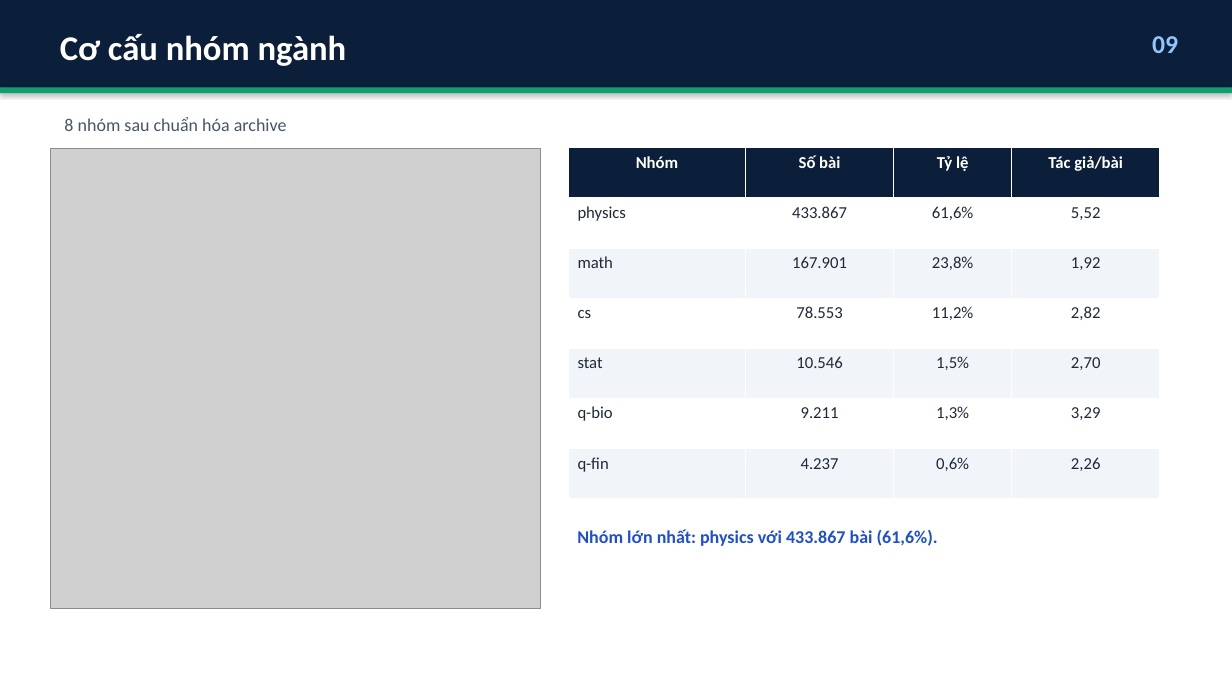
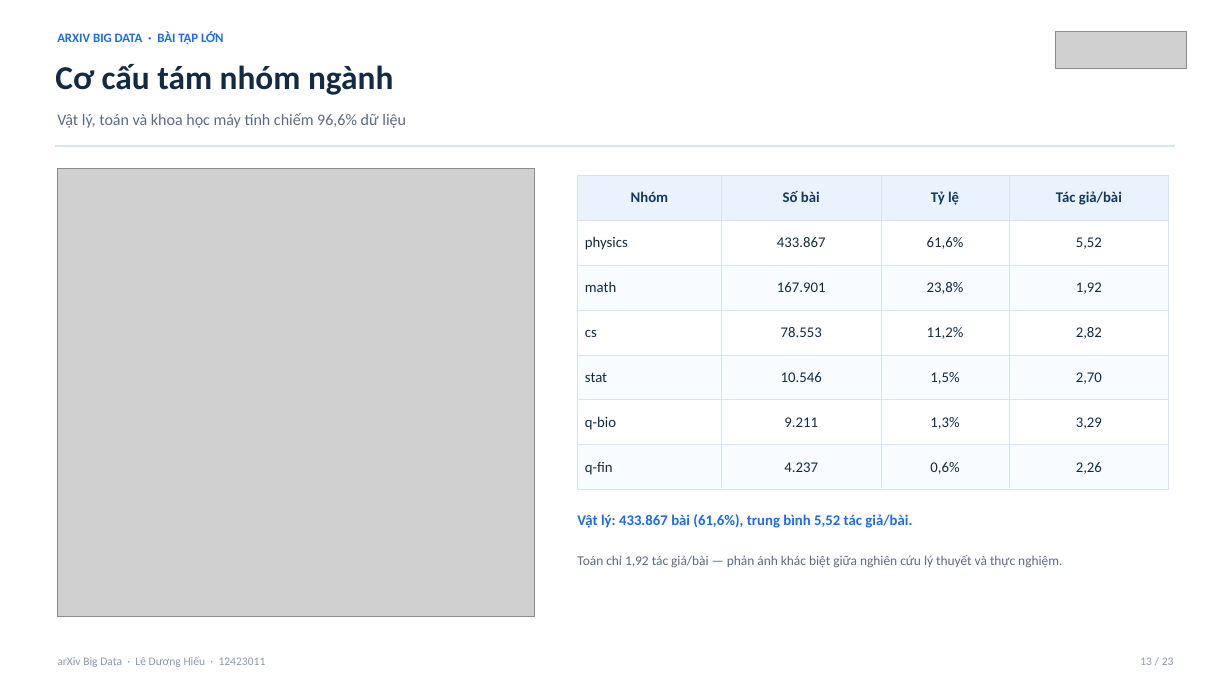
Before and after one commit to LDH-LeHieu18012005/arXiv-Big-Data-Platform, a slide deck: slide 13 of Slide Thuyết trình Xử lý Dữ liệu lớn - Lê Dương Hiếu.pptx (slide 9 before the commit). Drawn at 1232x693 pixels with LibreOffice and Linux fonts; fonts in the diff are those of the drawing; grey boxes stand for pictures. Boxes give left, top, right and bottom in pixels: in the first picture for what was removed or moved away, otherwise in the second. Text is boxed around its words. In the diff, an @@ line names an element or a change of style, - is before the commit and + after.

Commit message:
chore: finalize report and slides, sync dashboard screenshots, clean workspace
- Rebuild DOCX/PDF with real figure/table page numbers using the stable two-pass Word refresh
- Recapture dashboard screenshots from the final UI and rebuild slides + PDF
- Add template-based report builder and deprecate the old layout script
- Move report template to templates/, remove debug scripts, stale markdown report and unused screenshots
- Update dashboard schema test and README report instructions

```diff
--- a/Slide Thuyết trình Xử lý Dữ liệu lớn - Lê Dương Hiếu.pptx
+++ b/Slide Thuyết trình Xử lý Dữ liệu lớn - Lê Dương Hiếu.pptx
@@ rectangle removed at box(0, 0, 1232, 88) @@
@@ text added at box(57, 31, 224, 44), 10 pt, text #1A6CF0, bold @@
+ARXIV BIG DATA · BÀI TẬP LỚN
@@ picture added at box(1055, 31, 1187, 69) @@
@@ text removed at box(1152, 36, 1178, 53) @@
-09
@@ rectangle removed at box(0, 88, 1232, 93) @@
@@ text at box(55, 64, 393, 95): text changed; size 27 to 26 pt; text colour #FFFFFF to #122B45 @@
-Cơ cấu nhóm ngành
+Cơ cấu tám nhóm ngành
@@ text added at box(57, 113, 406, 128), 12.5 pt, text #5B6B80 @@
+Vật lý, toán và khoa học máy tính chiếm 96,6% dữ liệu
@@ text removed at box(64, 117, 287, 131) @@
-8 nhóm sau chuẩn hóa archive
@@ line added from (55, 146) to (1176, 146), #D9E4F2 1 pt @@
@@ picture: place and size @@
-picture at box(51, 149, 541, 609)
+picture at box(57, 168, 534, 616)
@@ table at box(578, 176, 1169, 490) @@
@@ fill #0B1F3A to #EAF2FE in row 1 @@
@@ fill #F1F5F9 to #F8FBFF in 12 cells @@
@@ size 13 to 11.5 pt @@
@@ text colour #FFFFFF to #123A5C in "Nhóm", "Số bài", "Tỷ lệ", "Tác giả/bài" @@
@@ text colour #1F2937 to #122B45 in "physics", "433.867", "61,6%", "5,52" and 20 more places @@
@@ borders changed @@
@@ table: place and size @@
-table at box(568, 148, 1160, 499)
+table at box(578, 176, 1169, 490)
@@ text at box(577, 514, 912, 528): text changed; size 14 to 11.5 pt; text colour #1D4ED8 to #1A6CF0 @@
-Nhóm lớn nhất: physics với 433.867 bài (61,6%).
+Vật lý: 433.867 bài (61,6%), trung bình 5,52 tác giả/bài.
@@ text added at box(577, 555, 1062, 568), 10.5 pt, text #5B6B80 @@
+Toán chỉ 1,92 tác giả/bài — phản ánh khác biệt giữa nghiên cứu lý thuyết và thực nghiệm.
@@ text added at box(57, 656, 266, 667), 9 pt, text #8B9AAD @@
+arXiv Big Data · Lê Dương Hiếu · 12423011
@@ text added at box(1140, 657, 1174, 665), 9 pt, text #8B9AAD @@
+13 / 23
```
Also in this commit, not shown: 6 other slides changed, 16 slides added, 10 slides removed, 42 other files.
